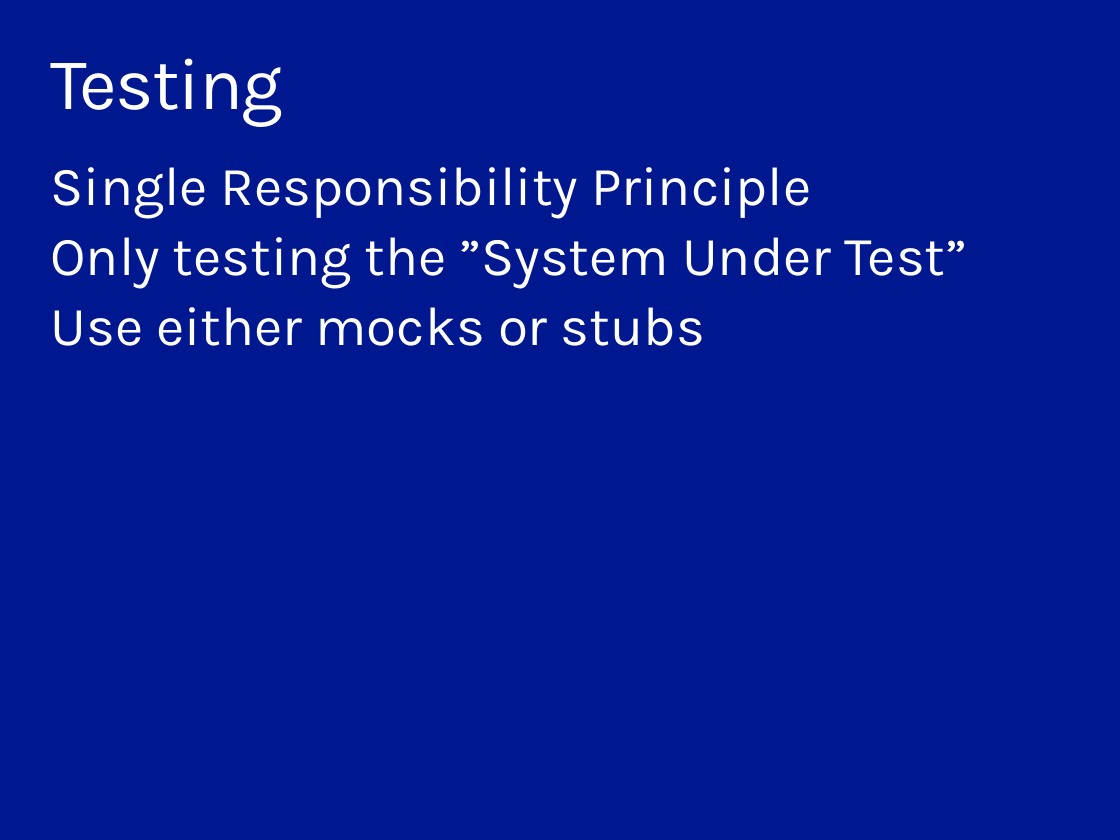
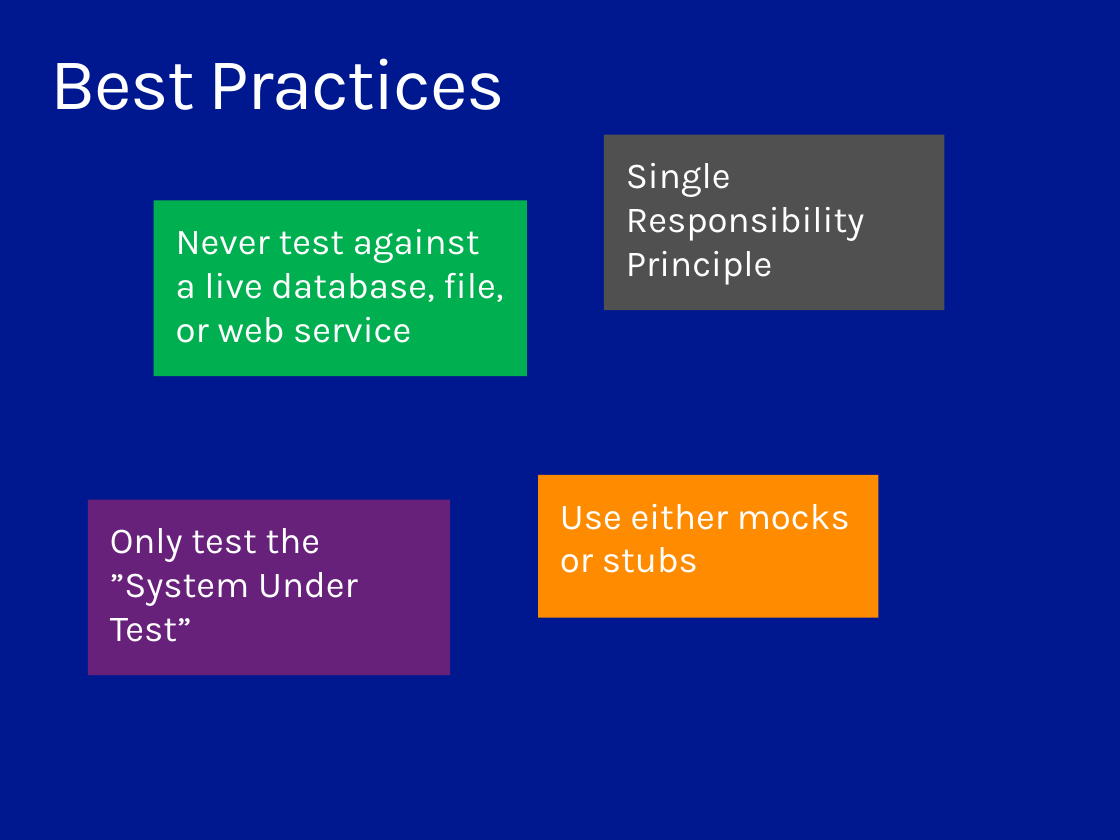
Before and after one commit to ondfisk/BDSA2016, a slide deck: slide 16 of Slides/Lecture05.pptx (slide 15 before the commit). Drawn at 1120x840 pixels with LibreOffice and Linux fonts; fonts in the diff are those of the drawing. Boxes give left, top, right and bottom in pixels: in the first picture for what was removed or moved away, otherwise in the second. Text is boxed around its words. In the diff, an @@ line names an element or a change of style, - is before the commit and + after.

Commit message:
Lecture 05 ready

```diff
--- a/Slides/Lecture05.pptx
+++ b/Slides/Lecture05.pptx
@@ title at [50, 58, 505, 110]: text changed @@
-Testing
+Best Practices
@@ rectangle added at [604, 135, 944, 311], fill #505050, 24 pt, text #FFFFFF @@
+Single Responsibility Principle
@@ text removed at [50, 167, 968, 346] @@
-Single Responsibility Principle
-Only testing the ”System Under Test”
-Use either mocks or stubs
@@ rectangle added at [154, 200, 527, 376], fill #00B050, 24 pt, text #FFFFFF @@
+Never test against a live database, file, or web service
@@ rectangle added at [538, 474, 878, 617], fill #FF8C00, 24 pt, text #FFFFFF @@
+Use either mocks or stubs
@@ rectangle added at [88, 500, 450, 675], fill #68217A, 24 pt, text #FFFFFF @@
+Only test the ”System Under Test”
```
Also in this commit, not shown: 6 slides added, 1 slide removed, 24 other files.
